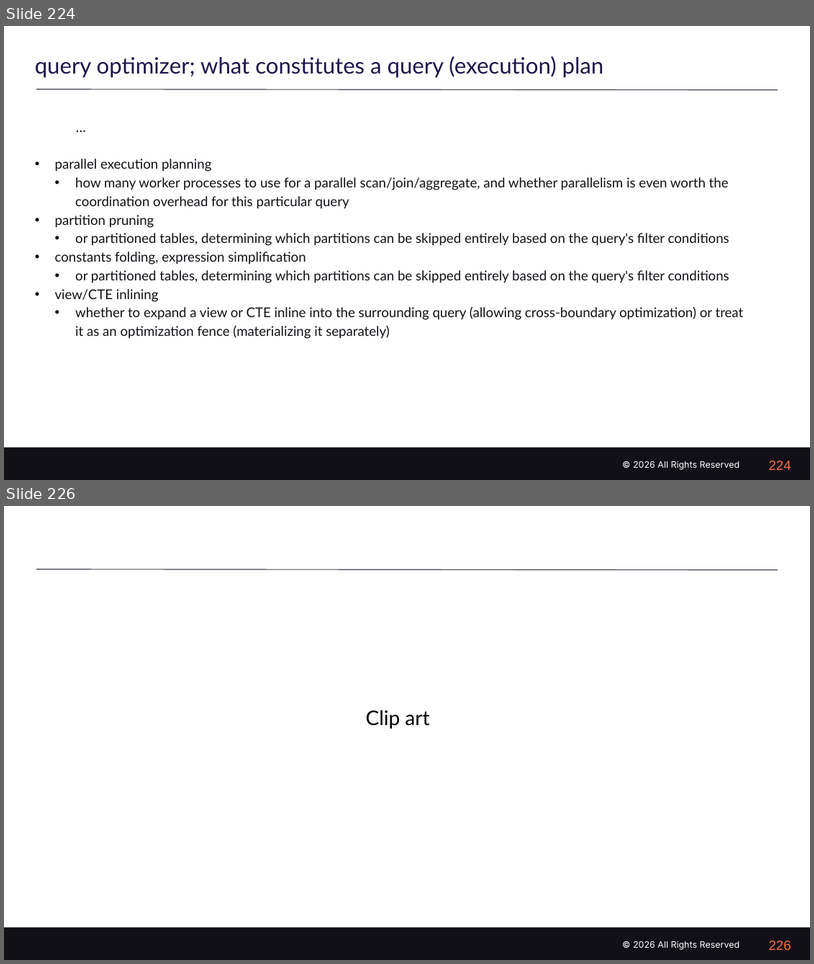
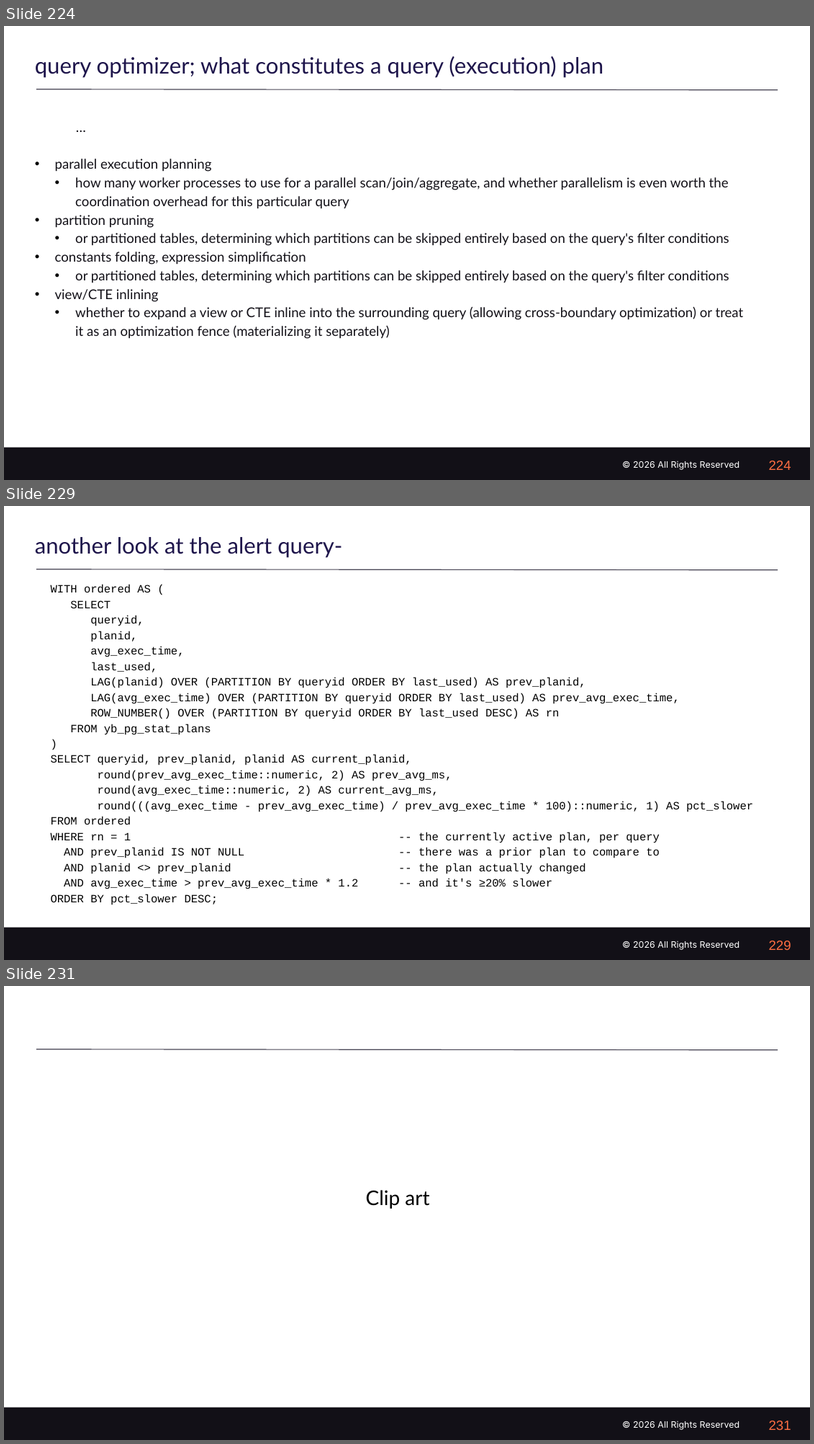
Before and after one commit to farrell0/query-optimizer, a slide deck: 48_slides/04 - My Slides for this demo v1.pptx. Shown one above the other, each under a label of ours: slides 224 and 226 before the commit, slides 224, 229 and 231 after it; the slides between them are not shown. The pictures are 814x964 and 814x1444 pixels, drawn with LibreOffice and Linux fonts; fonts in the diff are those of the drawing; background and template pictures are left out. Boxes give left, top, right and bottom in pixels: in the first picture for what was removed or moved away, otherwise in the second. Text is boxed around its words. In the diff, an @@ line names an element or a change of style, - is before the commit and + after.

```diff
--- a/48_slides/04 - My Slides for this demo v1.pptx
+++ b/48_slides/04 - My Slides for this demo v1.pptx
@@ slide 229 added at [4,506,810,960], background #FFFFFF; not listed: 3 template elements that a slide beside it also shows @@
@@ title added at [35,537,342,557], 20 pt, text #1E154B @@
+another look at the alert query-
@@ text added at [51,584,754,905], 10 pt, text #000000 @@
+WITH ordered AS (
+SELECT
+queryid,
+planid,
+avg_exec_time,
+last_used,
+LAG(planid) OVER (PARTITION BY queryid ORDER BY last_used) AS prev_planid,
+LAG(avg_exec_time) OVER (PARTITION BY queryid ORDER BY last_used) AS prev_avg_exec_time,
+ROW_NUMBER() OVER (PARTITION BY queryid ORDER BY last_used DESC) AS rn
+FROM yb_pg_stat_plans
+)
+SELECT queryid, prev_planid, planid AS current_planid,
+round(prev_avg_exec_time::numeric, 2) AS prev_avg_ms,
+round(avg_exec_time::numeric, 2) AS current_avg_ms,
+round(((avg_exec_time - prev_avg_exec_time) / prev_avg_exec_time * 100)::numeric, 1) AS pct_slower
+FROM ordered
+WHERE rn = 1 -- the currently active plan, per query
+AND prev_planid IS NOT NULL -- there was a prior plan to compare to
+AND planid <> prev_planid -- the plan actually changed
+AND avg_exec_time > prev_avg_exec_time * 1.2 -- and it's ≥20% slower
+ORDER BY pct_slower DESC;
@@ page number added at [769,940,792,950], 12 pt, text #FF6E42 @@
+229
@@ what was slide 226 is now slide 231 @@
@@ page number at [769,1420,792,1430]: text changed @@
-226
+231
```
Also in this commit, not shown: 2 slides changed, 5 other slides added, 1 slide removed.
